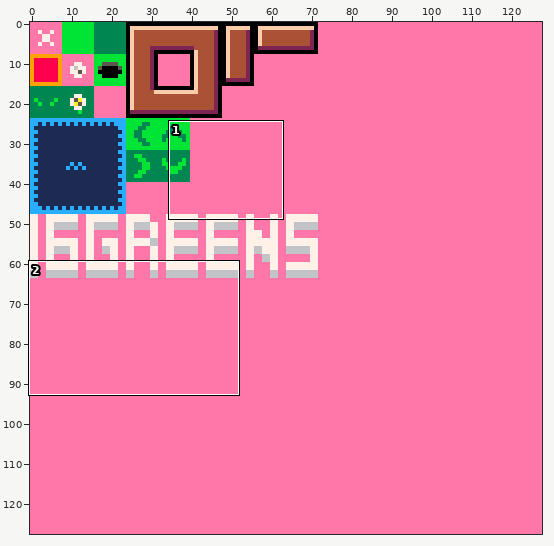
A sprite sheet gets an edit: sprites.png. The first picture is a wide view before the edit; the outline marks the close-up.
Close-up. First the earlier version:
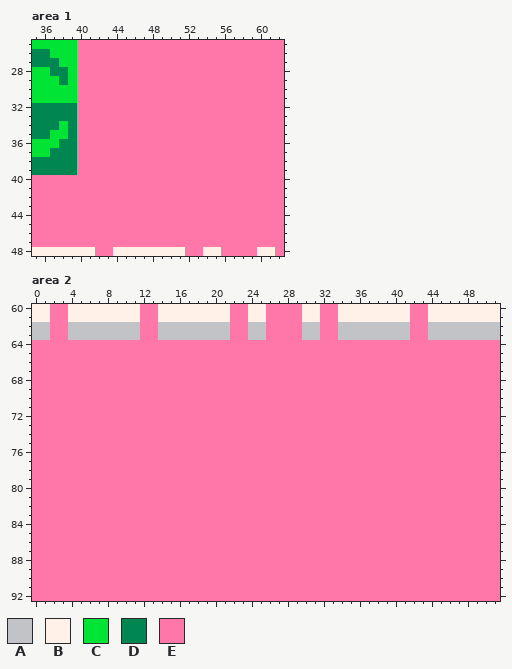
The file is 128x128 pixels. Shown: area 1: x 35..62, y 25..48; area 2: x 0..51, y 60..92.
Palette (. is transparent): A #c2c3c7  B #fff1e8  C #00e436  D #008751  E #ff77a8
Pixels before, area 1, first column x 35:
25 CCCCCEEEEEEEEEEEEEEEEEEEEEEE
26 DDCCCEEEEEEEEEEEEEEEEEEEEEEE
27 DDDCCEEEEEEEEEEEEEEEEEEEEEEE
28 CCDDCEEEEEEEEEEEEEEEEEEEEEEE
29 CCCDCEEEEEEEEEEEEEEEEEEEEEEE
30 CCCCCEEEEEEEEEEEEEEEEEEEEEEE
31 CCCCCEEEEEEEEEEEEEEEEEEEEEEE
32 DDDDDEEEEEEEEEEEEEEEEEEEEEEE
33 DDDDDEEEEEEEEEEEEEEEEEEEEEEE
34 DDDCDEEEEEEEEEEEEEEEEEEEEEEE
35 DDCCDEEEEEEEEEEEEEEEEEEEEEEE
36 CCCDDEEEEEEEEEEEEEEEEEEEEEEE
37 CCDDDEEEEEEEEEEEEEEEEEEEEEEE
38 DDDDDEEEEEEEEEEEEEEEEEEEEEEE
39 DDDDDEEEEEEEEEEEEEEEEEEEEEEE
40 EEEEEEEEEEEEEEEEEEEEEEEEEEEE
41 EEEEEEEEEEEEEEEEEEEEEEEEEEEE
42 EEEEEEEEEEEEEEEEEEEEEEEEEEEE
43 EEEEEEEEEEEEEEEEEEEEEEEEEEEE
44 EEEEEEEEEEEEEEEEEEEEEEEEEEEE
45 EEEEEEEEEEEEEEEEEEEEEEEEEEEE
46 EEEEEEEEEEEEEEEEEEEEEEEEEEEE
47 EEEEEEEEEEEEEEEEEEEEEEEEEEEE
48 BBBBBBBEEBBBBBBBBEEBBEEEEBBE
Pixels before, area 2, first column x 0:
60 BBEEBBBBBBBBEEBBBBBBBBEEBBEEEEBBEEBBBBBBBBEEBBBBBBBB
61 BBEEBBBBBBBBEEBBBBBBBBEEBBEEEEBBEEBBBBBBBBEEBBBBBBBB
62 AAEEAAAAAAAAEEAAAAAAAAEEAAEEEEAAEEAAAAAAAAEEAAAAAAAA
63 AAEEAAAAAAAAEEAAAAAAAAEEAAEEEEAAEEAAAAAAAAEEAAAAAAAA
64 EEEEEEEEEEEEEEEEEEEEEEEEEEEEEEEEEEEEEEEEEEEEEEEEEEEE
65 EEEEEEEEEEEEEEEEEEEEEEEEEEEEEEEEEEEEEEEEEEEEEEEEEEEE
66 EEEEEEEEEEEEEEEEEEEEEEEEEEEEEEEEEEEEEEEEEEEEEEEEEEEE
67 EEEEEEEEEEEEEEEEEEEEEEEEEEEEEEEEEEEEEEEEEEEEEEEEEEEE
68 EEEEEEEEEEEEEEEEEEEEEEEEEEEEEEEEEEEEEEEEEEEEEEEEEEEE
69 EEEEEEEEEEEEEEEEEEEEEEEEEEEEEEEEEEEEEEEEEEEEEEEEEEEE
70 EEEEEEEEEEEEEEEEEEEEEEEEEEEEEEEEEEEEEEEEEEEEEEEEEEEE
71 EEEEEEEEEEEEEEEEEEEEEEEEEEEEEEEEEEEEEEEEEEEEEEEEEEEE
72 EEEEEEEEEEEEEEEEEEEEEEEEEEEEEEEEEEEEEEEEEEEEEEEEEEEE
73 EEEEEEEEEEEEEEEEEEEEEEEEEEEEEEEEEEEEEEEEEEEEEEEEEEEE
74 EEEEEEEEEEEEEEEEEEEEEEEEEEEEEEEEEEEEEEEEEEEEEEEEEEEE
75 EEEEEEEEEEEEEEEEEEEEEEEEEEEEEEEEEEEEEEEEEEEEEEEEEEEE
76 EEEEEEEEEEEEEEEEEEEEEEEEEEEEEEEEEEEEEEEEEEEEEEEEEEEE
77 EEEEEEEEEEEEEEEEEEEEEEEEEEEEEEEEEEEEEEEEEEEEEEEEEEEE
78 EEEEEEEEEEEEEEEEEEEEEEEEEEEEEEEEEEEEEEEEEEEEEEEEEEEE
79 EEEEEEEEEEEEEEEEEEEEEEEEEEEEEEEEEEEEEEEEEEEEEEEEEEEE
80 EEEEEEEEEEEEEEEEEEEEEEEEEEEEEEEEEEEEEEEEEEEEEEEEEEEE
81 EEEEEEEEEEEEEEEEEEEEEEEEEEEEEEEEEEEEEEEEEEEEEEEEEEEE
82 EEEEEEEEEEEEEEEEEEEEEEEEEEEEEEEEEEEEEEEEEEEEEEEEEEEE
83 EEEEEEEEEEEEEEEEEEEEEEEEEEEEEEEEEEEEEEEEEEEEEEEEEEEE
84 EEEEEEEEEEEEEEEEEEEEEEEEEEEEEEEEEEEEEEEEEEEEEEEEEEEE
85 EEEEEEEEEEEEEEEEEEEEEEEEEEEEEEEEEEEEEEEEEEEEEEEEEEEE
86 EEEEEEEEEEEEEEEEEEEEEEEEEEEEEEEEEEEEEEEEEEEEEEEEEEEE
87 EEEEEEEEEEEEEEEEEEEEEEEEEEEEEEEEEEEEEEEEEEEEEEEEEEEE
88 EEEEEEEEEEEEEEEEEEEEEEEEEEEEEEEEEEEEEEEEEEEEEEEEEEEE
89 EEEEEEEEEEEEEEEEEEEEEEEEEEEEEEEEEEEEEEEEEEEEEEEEEEEE
90 EEEEEEEEEEEEEEEEEEEEEEEEEEEEEEEEEEEEEEEEEEEEEEEEEEEE
91 EEEEEEEEEEEEEEEEEEEEEEEEEEEEEEEEEEEEEEEEEEEEEEEEEEEE
92 EEEEEEEEEEEEEEEEEEEEEEEEEEEEEEEEEEEEEEEEEEEEEEEEEEEE
The same view after the edit:
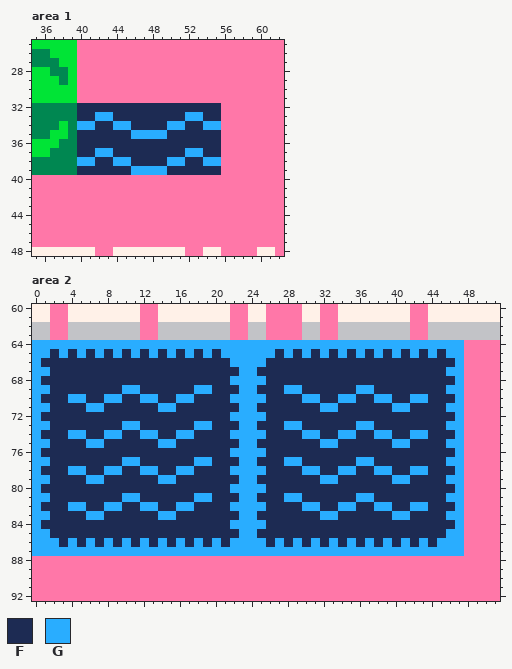
Colours new in this view: F #1d2b53  G #29adff
From old to new:
Area 1:
y 32: x 40..55 EEEEEEEEEEEEEEEE -> FFFFFFFFFFFFFFFF
y 33: x 40..55 EEEEEEEEEEEEEEEE -> FFGGFFFFFFFFGGFF
y 34: x 40..55 EEEEEEEEEEEEEEEE -> GGFFGGFFFFGGFFGG
y 35: x 40..55 EEEEEEEEEEEEEEEE -> FFFFFFGGGGFFFFFF
y 36: x 40..55 EEEEEEEEEEEEEEEE -> FFFFFFFFFFFFFFFF
y 37: x 40..55 EEEEEEEEEEEEEEEE -> FFGGFFFFFFFFGGFF
y 38: x 40..55 EEEEEEEEEEEEEEEE -> GGFFGGFFFFGGFFGG
y 39: x 40..55 EEEEEEEEEEEEEEEE -> FFFFFFGGGGFFFFFF
Area 2:
y 64: x 0..47 EEEEEEEEEEEEEEEEEEEEEEEEEEEEEEEEEEEEEEEEEEEEEEEE -> GGGGGGGGGGGGGGGGGGGGGGGGGGGGGGGGGGGGGGGGGGGGGGGG
y 65: x 0..47 EEEEEEEEEEEEEEEEEEEEEEEEEEEEEEEEEEEEEEEEEEEEEEEE -> GGFGFGFGFGFGFGFGFGFGFGGGGGGFGFGFGFGFGFGFGFGFGFGG
y 66: x 0..47 EEEEEEEEEEEEEEEEEEEEEEEEEEEEEEEEEEEEEEEEEEEEEEEE -> GFFFFFFFFFFFFFFFFFFFFFGGGGFFFFFFFFFFFFFFFFFFFFFG
y 67: x 0..47 EEEEEEEEEEEEEEEEEEEEEEEEEEEEEEEEEEEEEEEEEEEEEEEE -> GGFFFFFFFFFFFFFFFFFFFFFGGFFFFFFFFFFFFFFFFFFFFFGG
y 68: x 0..47 EEEEEEEEEEEEEEEEEEEEEEEEEEEEEEEEEEEEEEEEEEEEEEEE -> GFFFFFFFFFFFFFFFFFFFFFGGGGFFFFFFFFFFFFFFFFFFFFFG
y 69: x 0..47 EEEEEEEEEEEEEEEEEEEEEEEEEEEEEEEEEEEEEEEEEEEEEEEE -> GGFFFFFFFFGGFFFFFFGGFFFGGFFFGGFFFFFFGGFFFFFFFFGG
y 70: x 0..47 EEEEEEEEEEEEEEEEEEEEEEEEEEEEEEEEEEEEEEEEEEEEEEEE -> GFFFGGFFGGFFGGFFGGFFFFGGGGFFFFGGFFGGFFGGFFGGFFFG
y 71: x 0..47 EEEEEEEEEEEEEEEEEEEEEEEEEEEEEEEEEEEEEEEEEEEEEEEE -> GGFFFFGGFFFFFFGGFFFFFFFGGFFFFFFFGGFFFFFFGGFFFFGG
y 72: x 0..47 EEEEEEEEEEEEEEEEEEEEEEEEEEEEEEEEEEEEEEEEEEEEEEEE -> GFFFFFFFFFFFFFFFFFFFFFGGGGFFFFFFFFFFFFFFFFFFFFFG
y 73: x 0..47 EEEEEEEEEEEEEEEEEEEEEEEEEEEEEEEEEEEEEEEEEEEEEEEE -> GGFFFFFFFFGGFFFFFFGGFFFGGFFFGGFFFFFFGGFFFFFFFFGG
y 74: x 0..47 EEEEEEEEEEEEEEEEEEEEEEEEEEEEEEEEEEEEEEEEEEEEEEEE -> GFFFGGFFGGFFGGFFGGFFFFGGGGFFFFGGFFGGFFGGFFGGFFFG
y 75: x 0..47 EEEEEEEEEEEEEEEEEEEEEEEEEEEEEEEEEEEEEEEEEEEEEEEE -> GGFFFFGGFFFFFFGGFFFFFFFGGFFFFFFFGGFFFFFFGGFFFFGG
y 76: x 0..47 EEEEEEEEEEEEEEEEEEEEEEEEEEEEEEEEEEEEEEEEEEEEEEEE -> GFFFFFFFFFFFFFFFFFFFFFGGGGFFFFFFFFFFFFFFFFFFFFFG
y 77: x 0..47 EEEEEEEEEEEEEEEEEEEEEEEEEEEEEEEEEEEEEEEEEEEEEEEE -> GGFFFFFFFFGGFFFFFFGGFFFGGFFFGGFFFFFFGGFFFFFFFFGG
y 78: x 0..47 EEEEEEEEEEEEEEEEEEEEEEEEEEEEEEEEEEEEEEEEEEEEEEEE -> GFFFGGFFGGFFGGFFGGFFFFGGGGFFFFGGFFGGFFGGFFGGFFFG
y 79: x 0..47 EEEEEEEEEEEEEEEEEEEEEEEEEEEEEEEEEEEEEEEEEEEEEEEE -> GGFFFFGGFFFFFFGGFFFFFFFGGFFFFFFFGGFFFFFFGGFFFFGG
y 80: x 0..47 EEEEEEEEEEEEEEEEEEEEEEEEEEEEEEEEEEEEEEEEEEEEEEEE -> GFFFFFFFFFFFFFFFFFFFFFGGGGFFFFFFFFFFFFFFFFFFFFFG
y 81: x 0..47 EEEEEEEEEEEEEEEEEEEEEEEEEEEEEEEEEEEEEEEEEEEEEEEE -> GGFFFFFFFFGGFFFFFFGGFFFGGFFFGGFFFFFFGGFFFFFFFFGG
y 82: x 0..47 EEEEEEEEEEEEEEEEEEEEEEEEEEEEEEEEEEEEEEEEEEEEEEEE -> GFFFGGFFGGFFGGFFGGFFFFGGGGFFFFGGFFGGFFGGFFGGFFFG
y 83: x 0..47 EEEEEEEEEEEEEEEEEEEEEEEEEEEEEEEEEEEEEEEEEEEEEEEE -> GGFFFFGGFFFFFFGGFFFFFFFGGFFFFFFFGGFFFFFFGGFFFFGG
y 84: x 0..47 EEEEEEEEEEEEEEEEEEEEEEEEEEEEEEEEEEEEEEEEEEEEEEEE -> GFFFFFFFFFFFFFFFFFFFFFGGGGFFFFFFFFFFFFFFFFFFFFFG
y 85: x 0..47 EEEEEEEEEEEEEEEEEEEEEEEEEEEEEEEEEEEEEEEEEEEEEEEE -> GGFFFFFFFFFFFFFFFFFFFFFGGFFFFFFFFFFFFFFFFFFFFFGG
y 86: x 0..47 EEEEEEEEEEEEEEEEEEEEEEEEEEEEEEEEEEEEEEEEEEEEEEEE -> GGGFGFGFGFGFGFGFGFGFGFGGGGFGFGFGFGFGFGFGFGFGFGGG
y 87: x 0..47 EEEEEEEEEEEEEEEEEEEEEEEEEEEEEEEEEEEEEEEEEEEEEEEE -> GGGGGGGGGGGGGGGGGGGGGGGGGGGGGGGGGGGGGGGGGGGGGGGG
Pixel boxes of the changes (left, top, right, bottom) in both close-ups:
changed: (77, 103, 221, 175)
changed: (32, 340, 464, 556)
